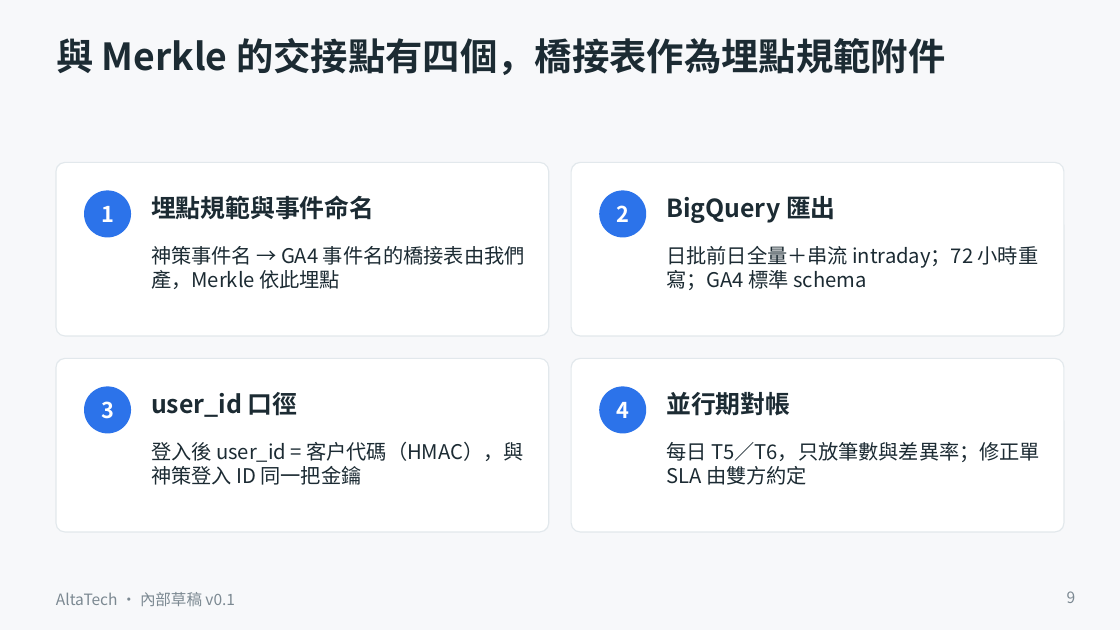
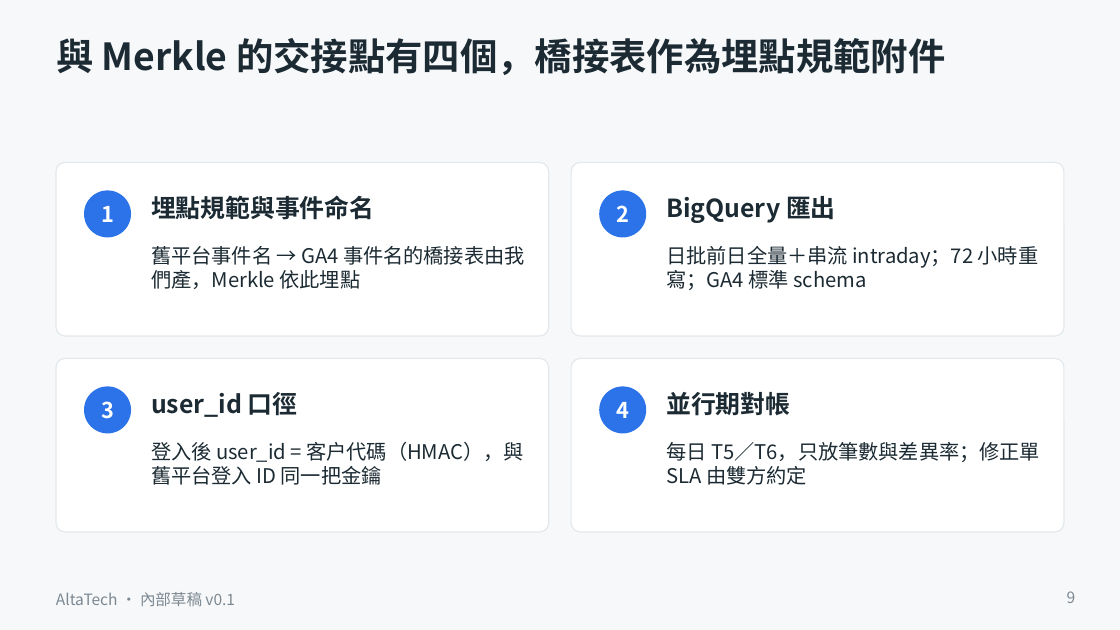
Before and after one commit to ALTA-TECH2025/altatech-dmp, a slide deck: slide 9 of docs/decks/sinopac-dmp-proposal-v0.1.pptx. Drawn at 1120x630 pixels with LibreOffice and Linux fonts; fonts in the diff are those of the drawing. Boxes give left, top, right and bottom in pixels: in the first picture for what was removed or moved away, otherwise in the second. Text is boxed around its words. In the diff, an @@ line names an element or a change of style, - is before the commit and + after.

Commit message:
文件：全部文件改用中性用語（舊平台、V 平台），六份文件改名
docs/01、05、22、28、29、37 檔名與內文、其餘文件、README／AGENTS／CLAUDE、架構圖 SVG 與提案簡報建置腳本：
客戶既有行為分析平台一律稱「舊平台」，比較對象稱「V 平台」（V-CDP／V-埋點分析／V-AB 測試），原廠文件連結改為「舊平台原廠文件」；
提案簡報 pptx 重新建置。

```diff
--- a/docs/decks/sinopac-dmp-proposal-v0.1.pptx
+++ b/docs/decks/sinopac-dmp-proposal-v0.1.pptx
@@ text at (151,246,525,289): text changed @@
-神策事件名 → GA4 事件名的橋接表由我們產，Merkle 依此埋點
+舊平台事件名 → GA4 事件名的橋接表由我們產，Merkle 依此埋點
@@ text at (151,442,523,485): text changed @@
-登入後 user_id = 客戶代碼（HMAC），與神策登入 ID 同一把金鑰
+登入後 user_id = 客戶代碼（HMAC），與舊平台登入 ID 同一把金鑰
```
Also in this commit, not shown: 11 other slides changed, 40 other files.
